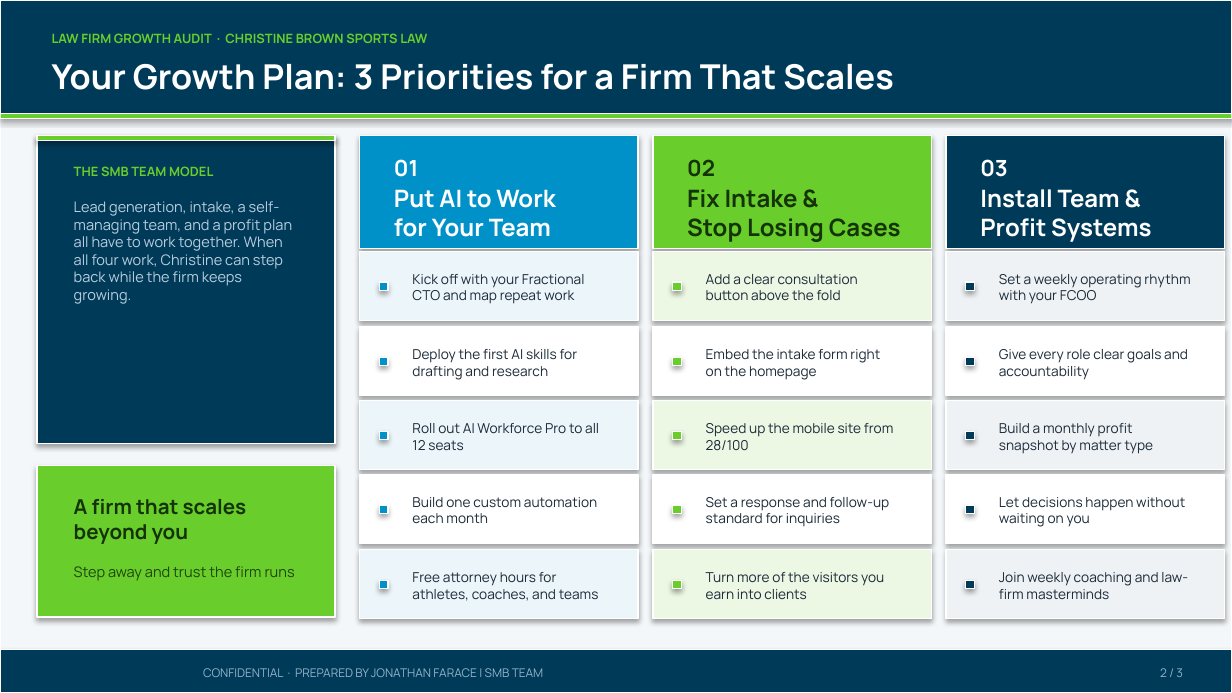
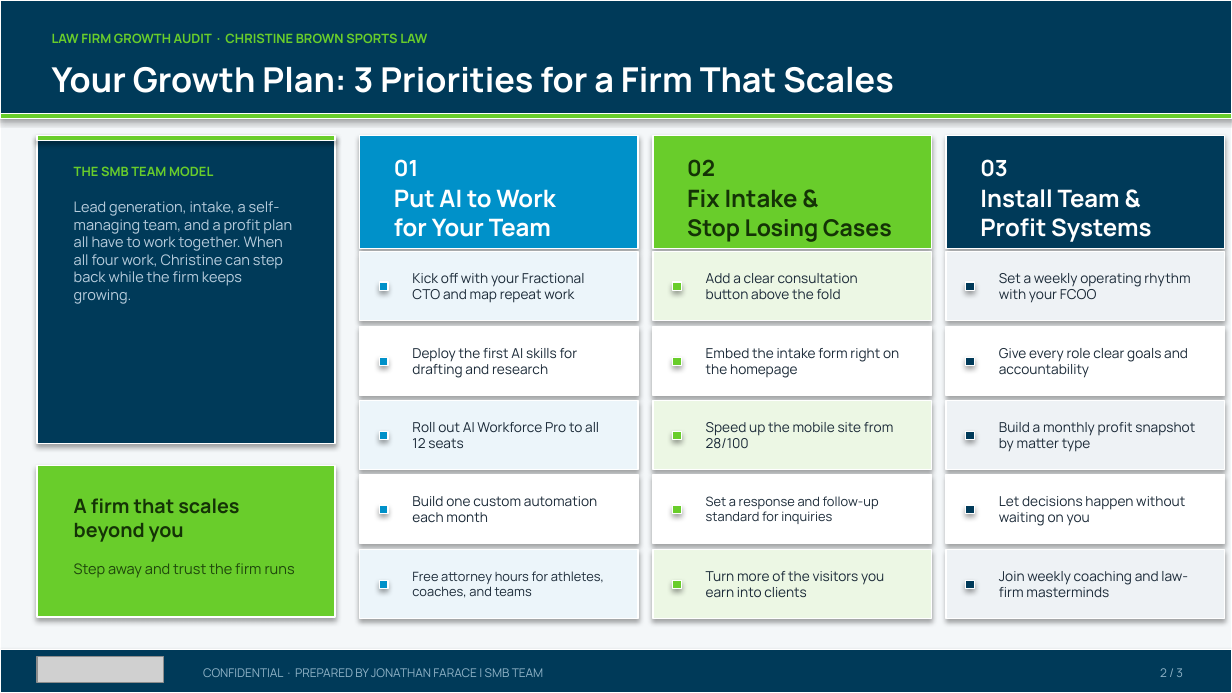
Before and after one commit to SMB-Team-Technology/workwith-smbteam, a slide deck: slide 2 of christine-brown-sports-law/Christine Brown Sports Law_October 22, 2026_Proposal.pptx. Drawn at 1232x693 pixels with LibreOffice and Linux fonts; fonts in the diff are those of the drawing; grey boxes stand for pictures. Boxes give left, top, right and bottom in pixels: in the first picture for what was removed or moved away, otherwise in the second. Text is boxed around its words. In the diff, an @@ line names an element or a change of style, - is before the commit and + after.

```diff
--- a/christine-brown-sports-law/Christine Brown Sports Law_October 22, 2026_Proposal.pptx
+++ b/christine-brown-sports-law/Christine Brown Sports Law_October 22, 2026_Proposal.pptx
@@ text "Stop Losing Cases" at [687,219,892,242]: size 14 to 13.5 pt @@
@@ text "Set a response and follow-up ..." at [706,496,879,524]: size 8 to 7.5 pt; vertical alignment top to middle @@
@@ text "A firm that scales beyond ..." at [74,498,239,542]: size 12 to 11.5 pt @@
@@ text "Free attorney hours for athletes, ..." at [412,571,604,598]: size 8 to 7.5 pt; vertical alignment top to middle @@
@@ vertical alignment top to middle in 9 elements at [52,67,893,93], [412,348,578,378], [412,422,599,448], [706,348,899,378], [706,422,893,448], [706,571,884,597], [999,348,1188,378], [999,422,1195,452], [999,571,1188,597] @@
@@ picture added at [37,657,164,683] @@
```
Also in this commit, not shown: 2 other slides changed, 4 other files.
